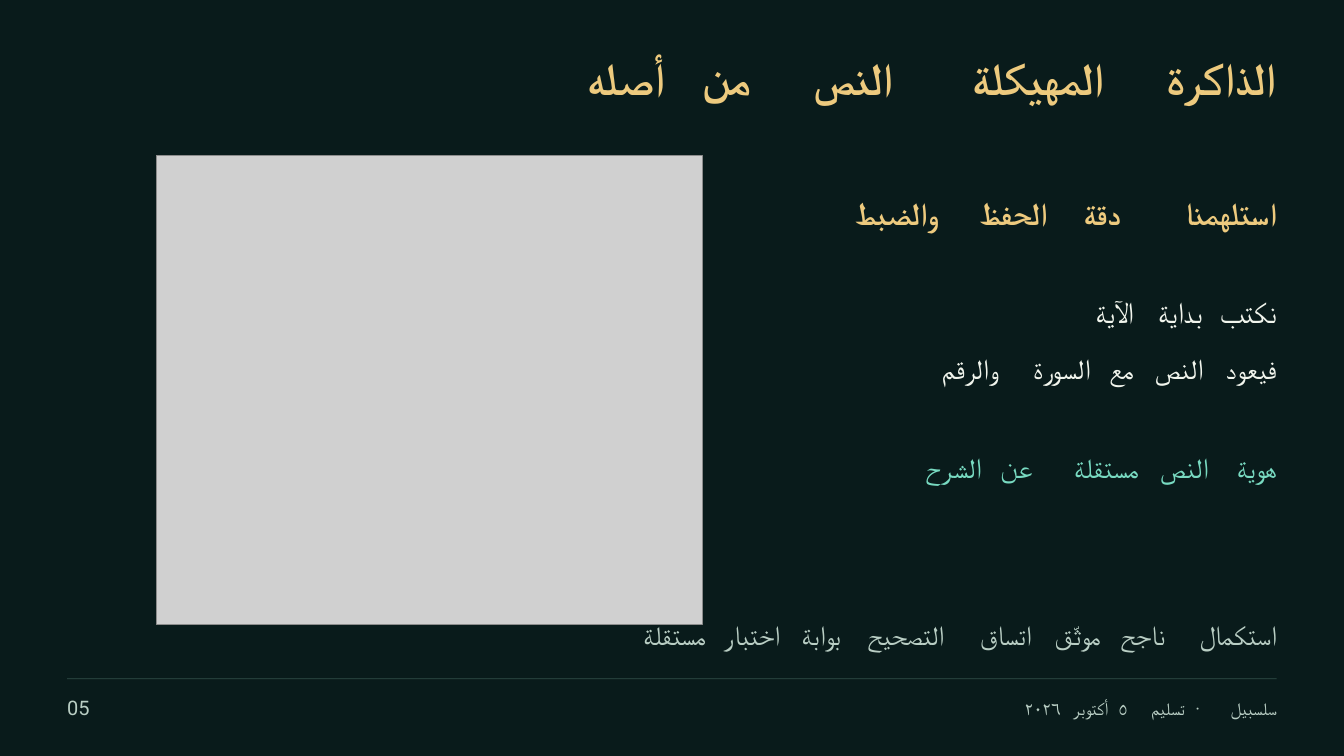
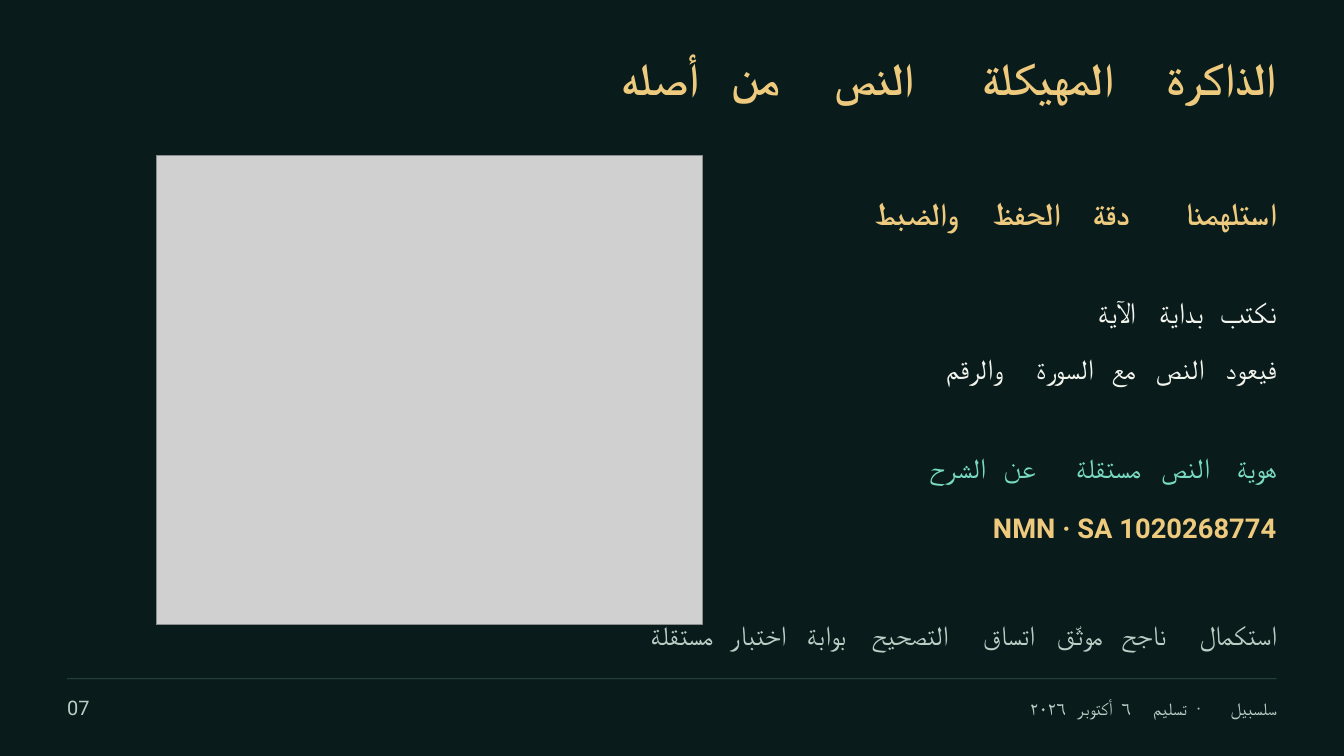
Before and after one commit to Salsabeel-AI/islamicaich, a slide deck: slide 7 of presentation/Barq_Final_AR.pptx (slide 5 before the commit). Drawn at 1344x756 pixels with LibreOffice and Linux fonts; fonts in the diff are those of the drawing; grey boxes stand for pictures. Boxes give left, top, right and bottom in pixels: in the first picture for what was removed or moved away, otherwise in the second. Text is boxed around its words. In the diff, an @@ line names an element or a change of style, - is before the commit and + after.

```diff
--- a/presentation/Barq_Final_AR.pptx
+++ b/presentation/Barq_Final_AR.pptx
@@ text "أصله": place and size @@
-text "أصله" at <box>587,60,666,97</box>
+text "أصله" at <box>621,60,700,97</box>
@@ text "من": place and size @@
-text "من" at <box>703,72,752,104</box>
+text "من" at <box>732,72,781,104</box>
@@ text "النص": place and size @@
-text "النص" at <box>814,64,894,106</box>
+text "النص" at <box>835,64,915,106</box>
@@ text "المهيكلة": place and size @@
-text "المهيكلة" at <box>973,63,1105,106</box>
+text "المهيكلة" at <box>982,63,1114,106</box>
@@ text "والضبط": place and size @@
-text "والضبط" at <box>856,203,939,234</box>
+text "والضبط" at <box>875,203,958,234</box>
@@ text "الحفظ": place and size @@
-text "الحفظ" at <box>980,203,1047,227</box>
+text "الحفظ" at <box>993,203,1060,227</box>
@@ text "دقة": place and size @@
-text "دقة" at <box>1084,206,1121,225</box>
+text "دقة" at <box>1093,206,1130,225</box>
@@ text added at <box>993,518,1276,539</box>, 19.5 pt, text #EDCA7E, bold @@
+NMN · SA 1020268774
@@ text "مستقلة": place and size @@
-text "مستقلة" at <box>643,624,706,646</box>
+text "مستقلة" at <box>651,624,714,646</box>
@@ 9 texts: place and size @@
-9 texts at <box>724,359,1109,720</box>
+9 texts at <box>730,359,1113,720</box>
@@ text at <box>67,700,89,715</box>: text changed @@
-05
+07
@@ text at <box>1122,704,1131,715</box>: text changed @@
-٥
+٦
```
Also in this commit, not shown: 11 other slides changed, 3 slides added, 22 other files.
